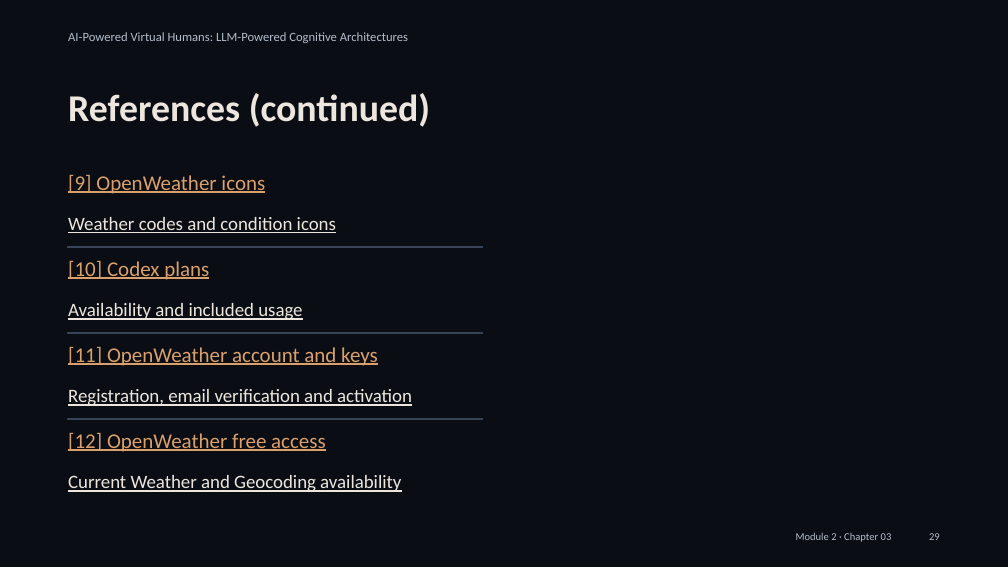
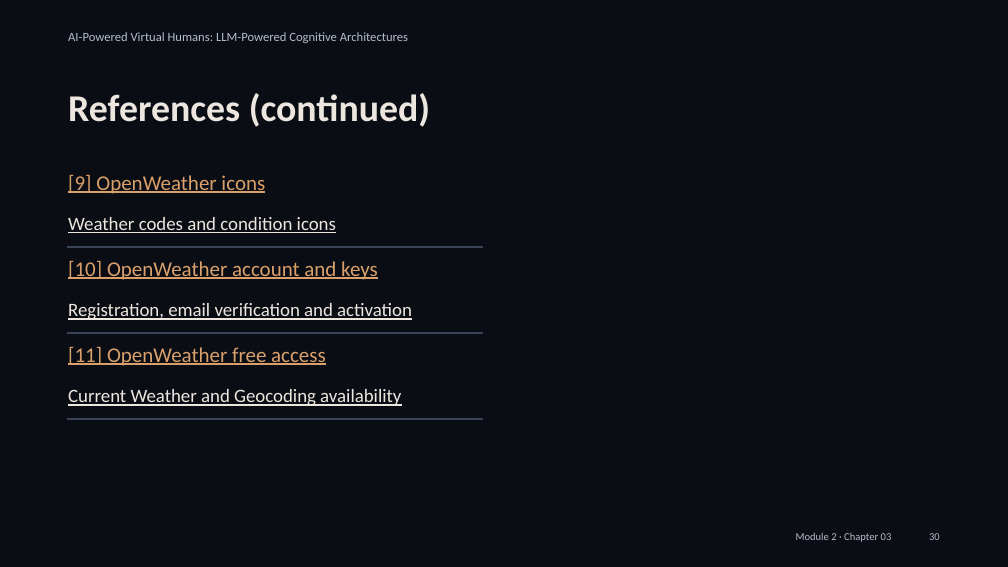
Before and after one commit to alessandropec/virtual-humans-cognitive-architectures, a slide deck: slide 30 of virtual_human_course/Module_2/Chapter_03/Slides/Module_2_Chapter_03_Integration_with_the_Virtual_Human.pptx (slide 29 before the commit). Drawn at 1008x567 pixels with LibreOffice and Linux fonts; fonts in the diff are those of the drawing. Boxes give left, top, right and bottom in pixels: in the first picture for what was removed or moved away, otherwise in the second. Text is boxed around its words. In the diff, an @@ line names an element or a change of style, - is before the commit and + after.

Commit message:
Simplify tool lesson and split coding-agent exercises into game, weather and whiteboard

```diff
--- a/virtual_human_course/Module_2/Chapter_03/Slides/Module_2_Chapter_03_Integration_with_the_Virtual_Human.pptx
+++ b/virtual_human_course/Module_2/Chapter_03/Slides/Module_2_Chapter_03_Integration_with_the_Virtual_Human.pptx
@@ text at [68,261,378,280]: text changed @@
-[10] Codex plans
+[10] OpenWeather account and keys
@@ text at [68,303,412,320]: text changed @@
-Availability and included usage
+Registration, email verification and activation
@@ text at [68,347,326,366]: text changed @@
-[11] OpenWeather account and keys
+[11] OpenWeather free access
@@ text at [68,389,401,406]: text changed @@
-Registration, email verification and activation
+Current Weather and Geocoding availability
@@ text removed at [68,433,326,452] @@
-[12] OpenWeather free access
@@ text removed at [68,475,401,492] @@
-Current Weather and Geocoding availability
@@ text at [929,533,940,540]: text changed @@
-29
+30
```
Also in this commit, not shown: 6 other slides changed, 9 slides added, 8 slides removed, 3 other files.
